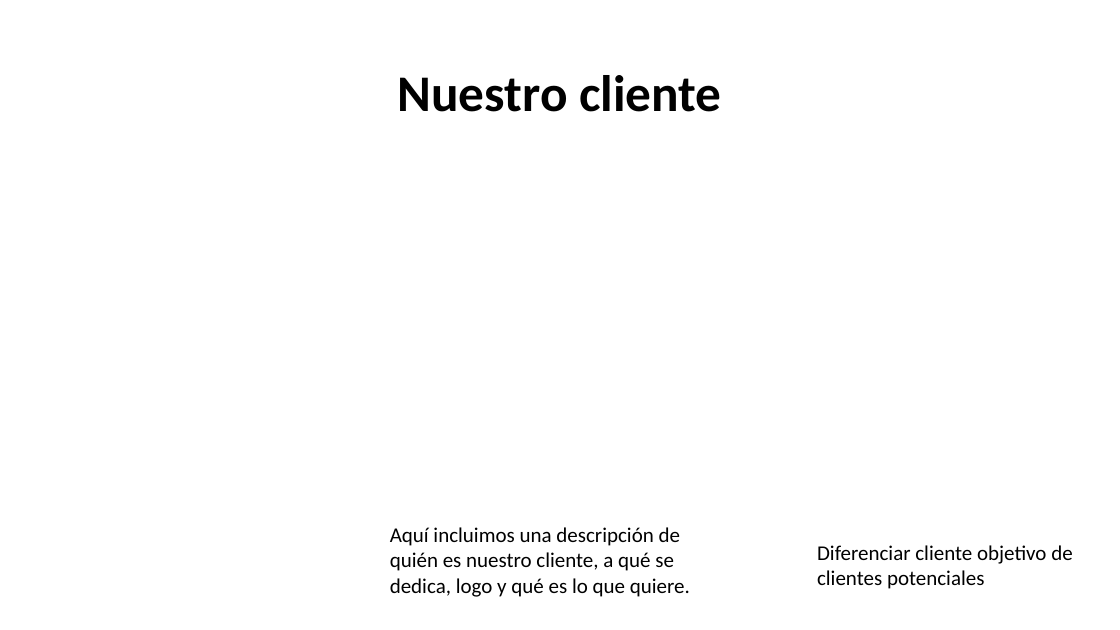
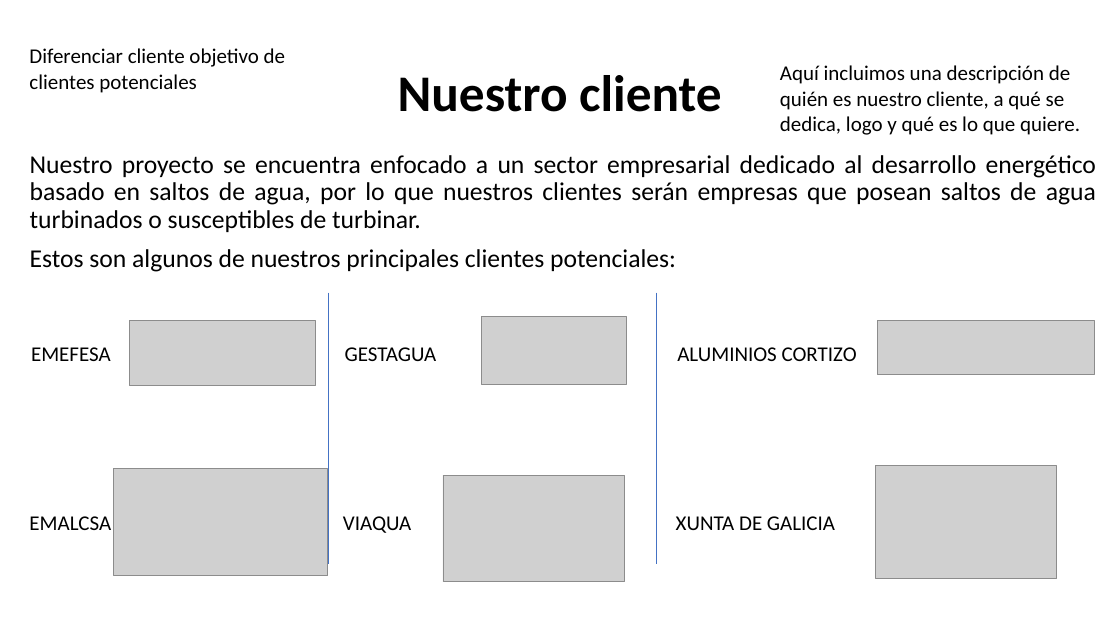
Before and after one commit to AlbertoGCID/XPED, a slide deck: slide 3 of CSMAG.pptx. Drawn at 1120x630 pixels with LibreOffice and Linux fonts; fonts in the diff are those of the drawing; grey boxes stand for pictures. Boxes give left, top, right and bottom in pixels: in the first picture for what was removed or moved away, otherwise in the second. Text is boxed around its words. In the diff, an @@ line names an element or a change of style, - is before the commit and + after.

```diff
--- a/CSMAG.pptx
+++ b/CSMAG.pptx
@@ text "Diferenciar cliente objetivo de clientes ...": place and size @@
-text "Diferenciar cliente objetivo de clientes ..." at (817, 545, 1072, 589)
+text "Diferenciar cliente objetivo de clientes ..." at (29, 48, 285, 93)
@@ text "Aquí incluimos una descripción de ...": place and size @@
-text "Aquí incluimos una descripción de ..." at (390, 527, 690, 597)
+text "Aquí incluimos una descripción de ..." at (780, 65, 1080, 135)
@@ text added at (30, 155, 1096, 272), 22 pt, text #000000 @@
+Nuestro proyecto se encuentra enfocado a un sector empresarial dedicado al desarrollo energético basado en saltos de agua, por lo que nuestros clientes serán empresas que posean saltos de agua turbinados o susceptibles de turbinar.
+Estos son algunos de nuestros principales clientes potenciales:
@@ line added from (328, 292) to (328, 564), #4472C4 0.5 pt @@
@@ line added from (656, 292) to (656, 564), #4472C4 0.5 pt @@
@@ picture added at (129, 321, 316, 386) @@
@@ picture added at (481, 317, 626, 384) @@
@@ picture added at (878, 321, 1095, 375) @@
@@ text added at (31, 347, 111, 361), 18 pt, text #000000 @@
+EMEFESA
@@ text added at (345, 347, 437, 361), 18 pt, text #000000 @@
+GESTAGUA
@@ text added at (677, 347, 857, 361), 18 pt, text #000000 @@
+ALUMINIOS CORTIZO
@@ picture added at (113, 469, 328, 576) @@
@@ picture added at (443, 476, 624, 582) @@
@@ picture added at (876, 466, 1057, 580) @@
@@ text added at (29, 516, 111, 530), 18 pt, text #000000 @@
+EMALCSA
@@ text added at (343, 516, 411, 533), 18 pt, text #000000 @@
+VIAQUA
@@ text added at (676, 516, 835, 530), 18 pt, text #000000 @@
+XUNTA DE GALICIA
```
Also in this commit, not shown: 1 slide added, 3 other files.
